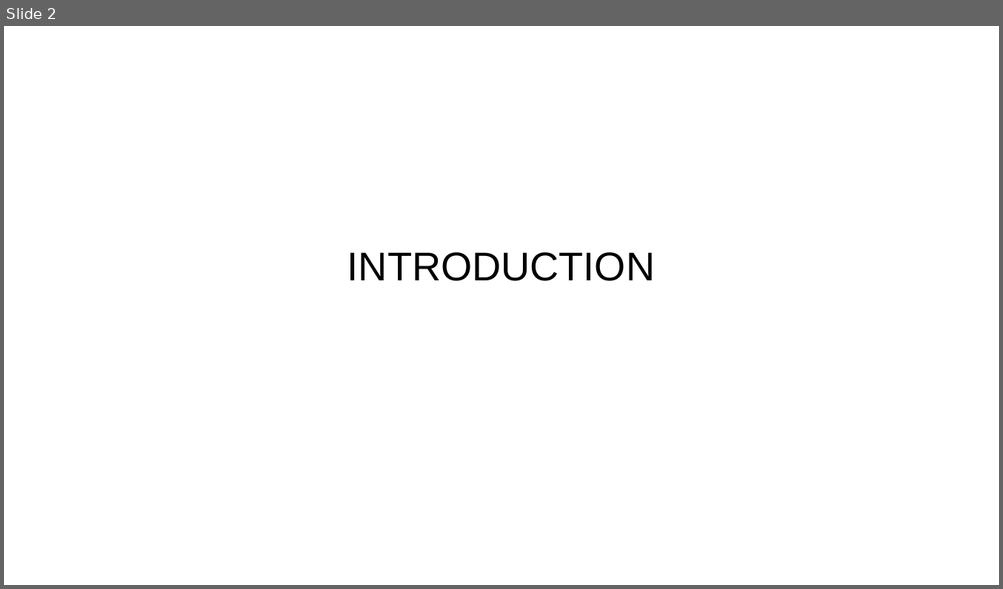
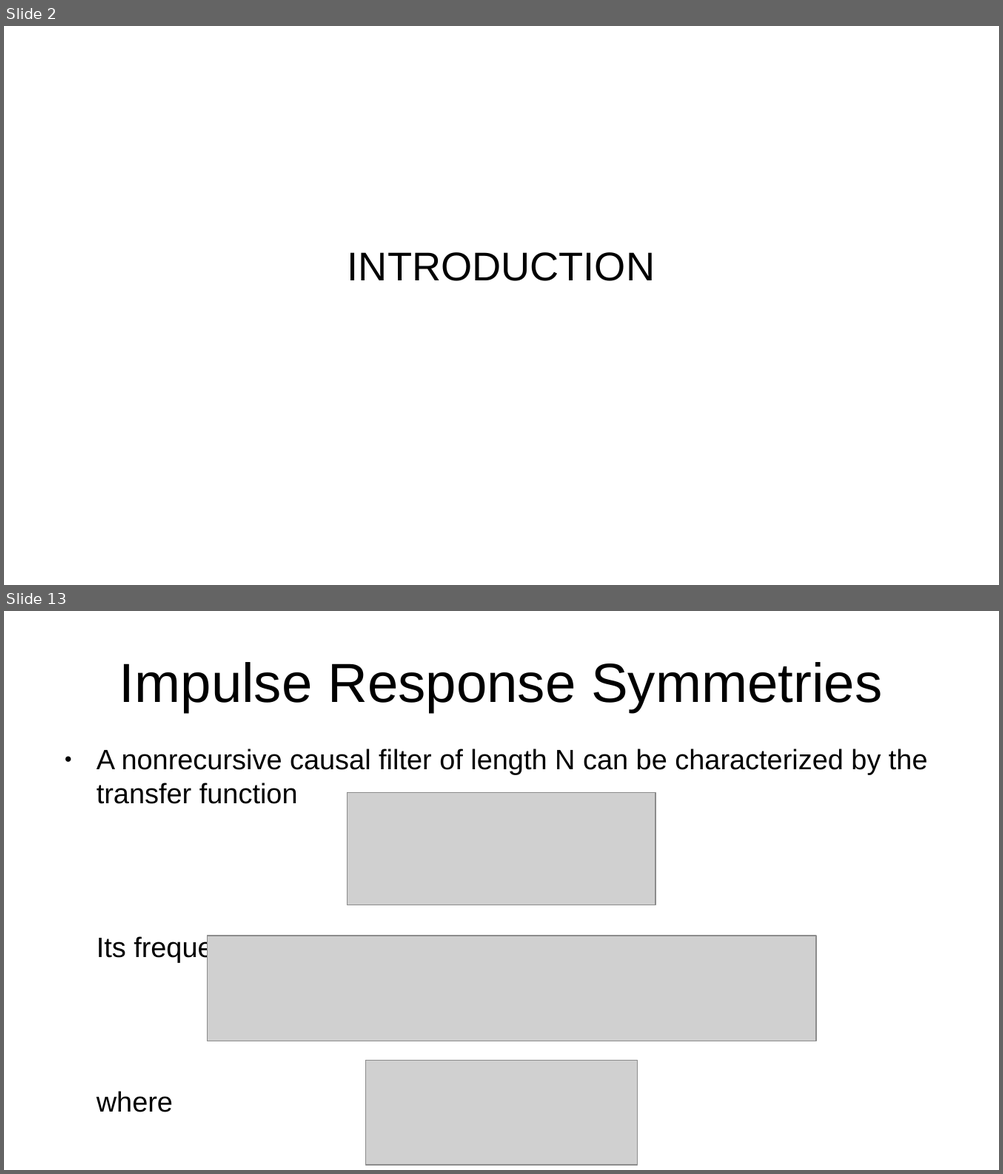
Before and after one commit to miftanurfarid/pengolahan_sinyal_digital, a slide deck: slide/2022/09.design_of_nonrecursive_(fir)_filters/09.design_of_nonrecursive_(fir)_filters.odp. Shown one above the other, each under a label of ours: slide 2 before the commit, slides 2 and 13 after it; the slides between them are not shown. The pictures are 1003x589 and 1003x1174 pixels, drawn with LibreOffice and Linux fonts; fonts in the diff are those of the drawing; grey boxes stand for pictures; background and template pictures are left out. Boxes give left, top, right and bottom in pixels: in the first picture for what was removed or moved away, otherwise in the second. Text is boxed around its words. In the diff, an @@ line names an element or a change of style, - is before the commit and + after.

```diff
--- a/slide/2022/09.design_of_nonrecursive_(fir)_filters/09.design_of_nonrecursive_(fir)_filters.odp
+++ b/slide/2022/09.design_of_nonrecursive_(fir)_filters/09.design_of_nonrecursive_(fir)_filters.odp
@@ slide 13 added at [4,611,999,1170], background #FFFFFF @@
@@ title added at [119,662,882,712], 44 pt, text #000000 @@
+Impulse Response Symmetries
@@ text added at [96,749,928,963], 22.4 pt, text #000000 @@
+● A nonrecursive causal ﬁlter of length N can be characterized by the transfer function
+Its frequency response is given by
+where
@@ picture added at [347,792,656,906] @@
@@ picture added at [207,936,817,1042] @@
@@ picture added at [366,1060,637,1165] @@
```
Also in this commit, not shown: 4 slides changed, 6 other slides added, 61 slides removed.
